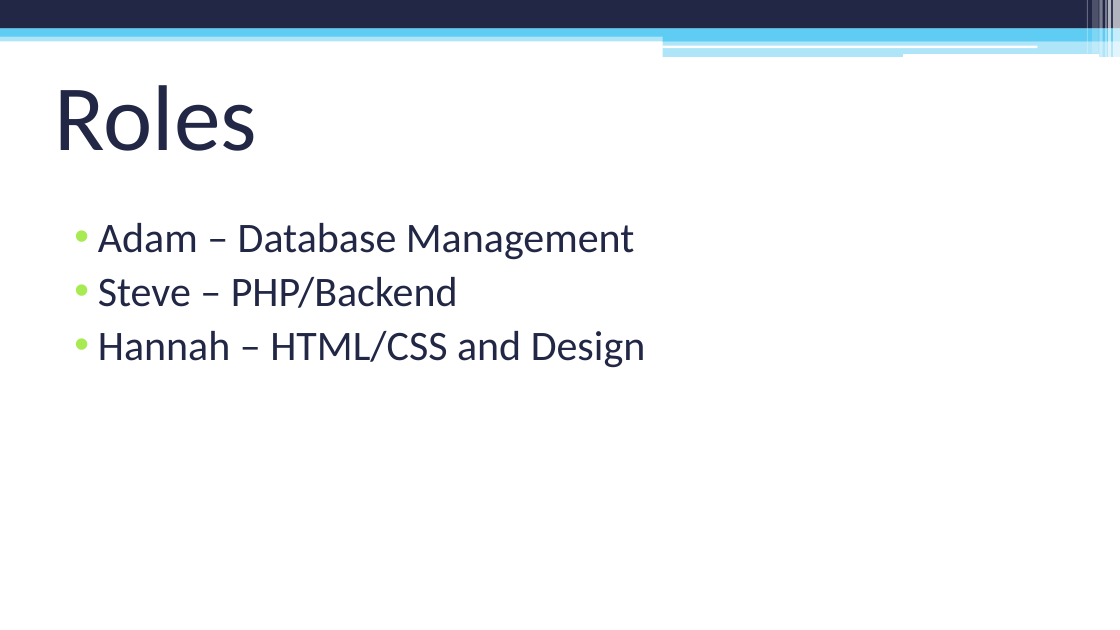
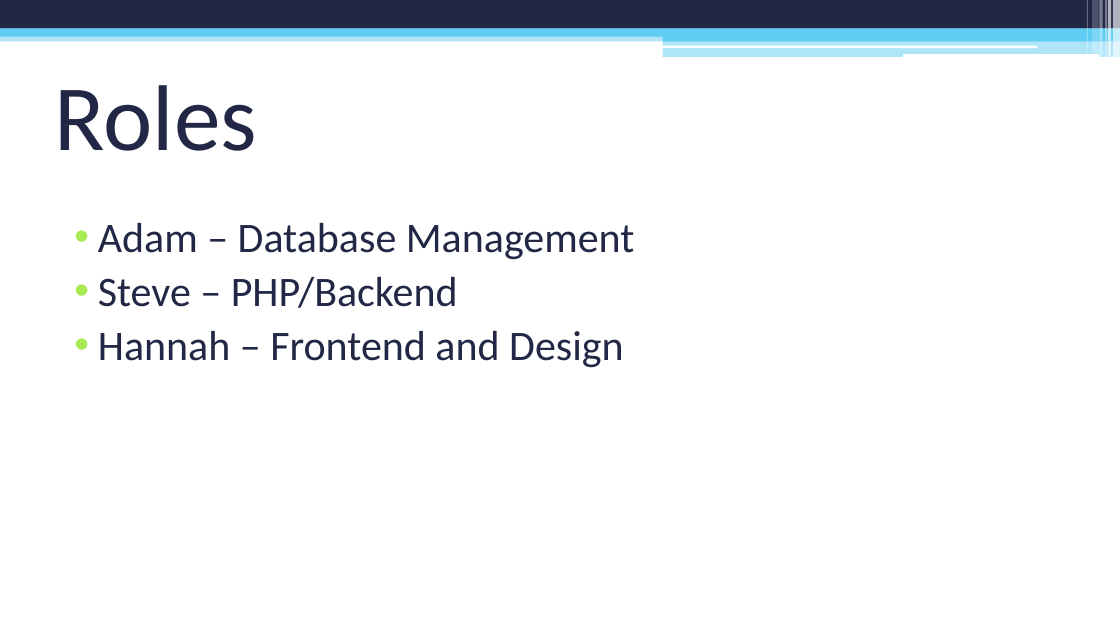
Before and after one commit to sylve0n/CIS260-PowerPoint, a slide deck: slide 7 of PC Repair Clinic Inventory System.pptx. Drawn at 1120x630 pixels with LibreOffice and Linux fonts; fonts in the diff are those of the drawing. Boxes give left, top, right and bottom in pixels: in the first picture for what was removed or moved away, otherwise in the second. Text is boxed around its words. In the diff, an @@ line names an element or a change of style, - is before the commit and + after.

```diff
--- a/PC Repair Clinic Inventory System.pptx
+++ b/PC Repair Clinic Inventory System.pptx
@@ text at box(98, 331, 624, 368): text changed @@
-• Hannah – HTML/CSS and Design
+• Hannah – Frontend and Design
```
Also in this commit, not shown: 4 other slides changed, 1 other file.
